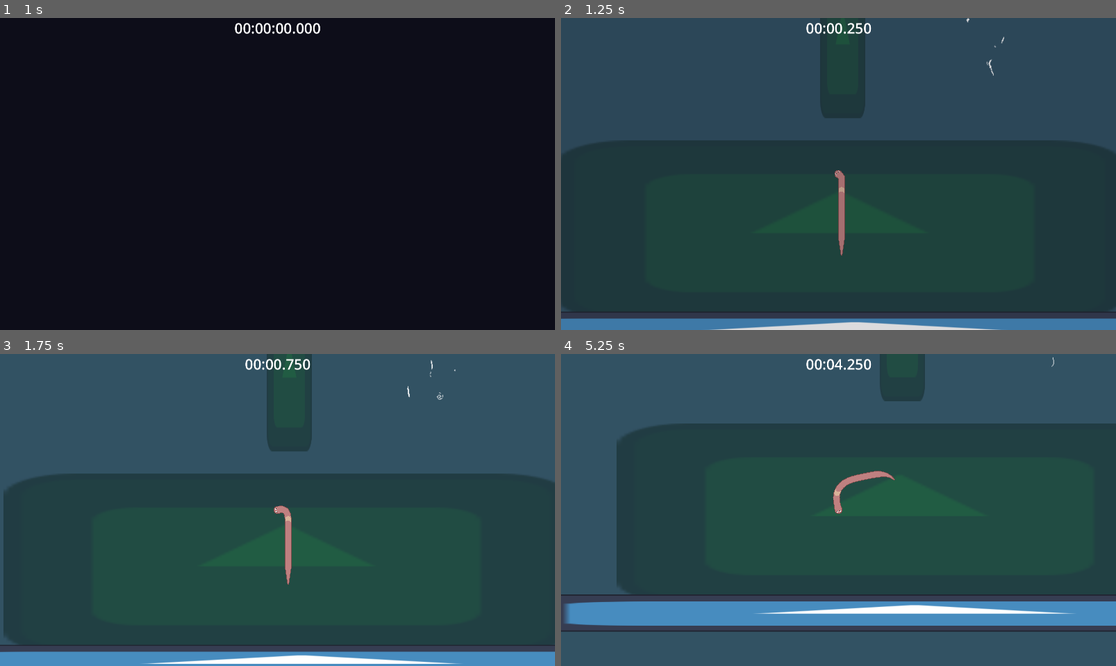
Above: before the commit, frames 1-4 (two rows, left to right).
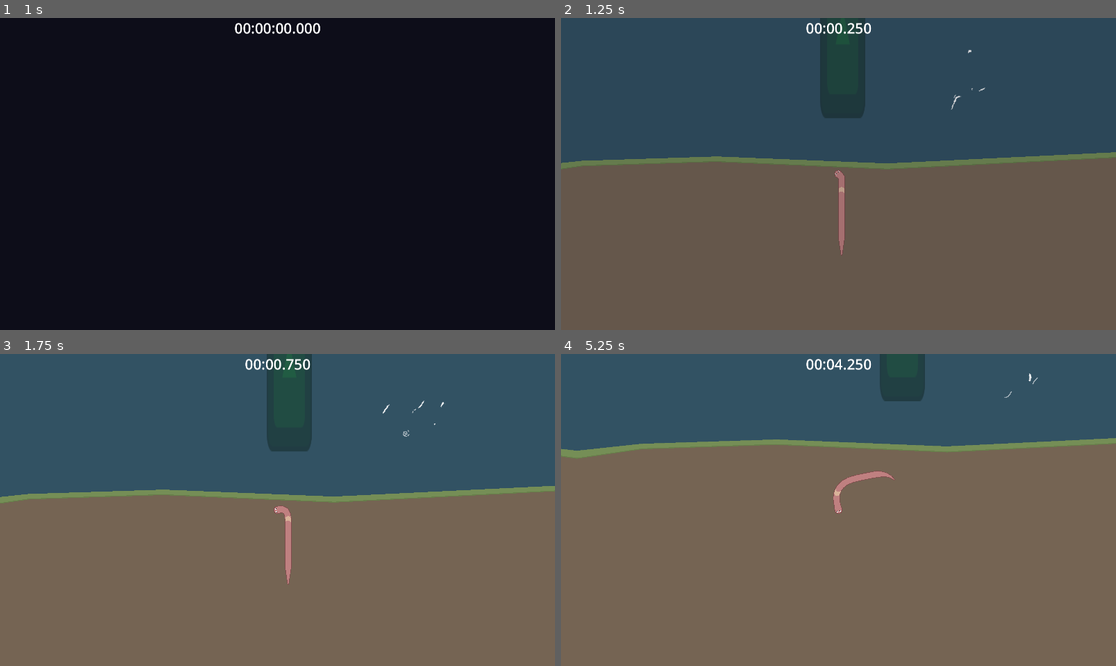
Above: after the commit, the same moments.

Repository: antax02/Mask-Spelet
Game: Godot game, scene res://scenes/ui/main_menu.tscn
The game is run twice, just before and just after one commit, with the same random seed, the same clock (stepped at 60 frames per second) and the same inputs. The engine's default icon, where the game draws it, is replaced by a stand-in: a white triangle on a blue panel in a dark square.
Inputs (mouse positions are in pixels of both pictures, inside the frame that each line leads up to):
- Up to frame 1 (1 s): click "Play" at 0.5 s
- Up to frame 2 (1.25 s): no input
- Up to frame 3 (1.75 s): move the mouse to (399, 494) at 1.27 s
- Up to frame 4 (5.25 s): move the mouse to (727, 525) at 2.02 s; move the mouse to (894, 441) at 2.77 s; move the mouse to (810, 572) at 3.52 s; move the mouse to (1005, 556) at 4.27 s; move the mouse to (672, 463) at 5.02 s

Frame 1 is identical in both runs. In frame 2, 60% of the frame differs, in the area x 0-100%, y 0-100%; in frame 3, 61%; in frame 4, 76%.

Commit message:
Add floating island and update environment scenes
Introduces a new float_island_prototype scene and integrates it into the main level. Updates ground_basic and rock_2 scenes with adjusted shapes, colors, and collision polygons. Removes unused ground and floor instances from main.tscn, adds new area and static body polygons, and tweaks player collision shapes for improved accuracy.

Diff:
--- /dev/null
+++ b/scenes/enviroment/float_island_prototype.tscn
@@ -0,0 +1,46 @@
+[gd_scene format=3 uid="uid://58tl2hgk0swg"]
+
+[node name="Node2D" type="Area2D" groups=["ground"]]
+
+[node name="Polygon2D" type="Polygon2D" parent="."]
+position = Vector2(-631.4, -422.9)
+color = Color(0.45882353, 0.39215687, 0.3254902, 1)
+polygon = PackedVector2Array(274, 274, 485, 226, 719, 260, 833, 298, 972, 299, 955, 389, 851, 614, 798, 546, 717, 706, 668, 658, 622, 717, 543, 588, 470, 651, 387, 546, 297, 501)
+
+[node name="Polygon2D2" type="Polygon2D" parent="."]
+position = Vector2(-631.4, -422.9)
+color = Color(0.45882353, 0.5568628, 0.3372549, 1)
+polygon = PackedVector2Array(267, 281, 484, 231, 717, 264, 829, 304, 979, 307, 987, 292, 832, 286, 702, 239, 480, 205, 265, 264)
+
+[node name="Polygon2D3" type="Polygon2D" parent="."]
+position = Vector2(-863, -605.352)
+scale = Vector2(1.5, 1.504)
+color = Color(0.94761235, 0.93827975, 0.914117, 1)
+polygon = PackedVector2Array(444, 347, 437, 356, 404, 363, 402, 371, 440, 363, 456, 361, 461, 350, 500, 344, 546, 343, 610, 352, 631, 351, 609, 348, 544, 338, 499, 339, 461, 344, 453, 342)
+
+[node name="Polygon2D4" type="Polygon2D" parent="."]
+position = Vector2(-863, -605.352)
+scale = Vector2(1.5, 1.505)
+color = Color(0.94509804, 0.9372549, 0.9137255, 1)
+polygon = PackedVector2Array(407, 370, 409, 372, 409, 369, 413, 368, 415, 370, 416, 367, 421, 366, 423, 368, 424, 365, 429, 364, 430, 366, 431, 364, 436, 363, 437, 365, 438, 363, 444, 362, 445, 364, 446, 362, 454, 361, 454, 359, 406, 367)
+
+[node name="Polygon2D5" type="Polygon2D" parent="."]
+position = Vector2(-863, -605.352)
+scale = Vector2(1.5, 1.505)
+color = Color(0.94509804, 0.9372549, 0.9137255, 1)
+polygon = PackedVector2Array(472, 348, 470, 362, 474, 378, 476, 377, 472, 362, 474, 348, 479, 347, 478, 362, 482, 378, 484, 377, 480, 362, 481, 346, 487, 345, 486, 362, 491, 379, 493, 378, 488, 362, 489, 345, 495, 344, 494, 362, 498, 376, 500, 374, 496, 362, 498, 343, 504, 343, 502, 362, 505, 371, 508, 371, 504, 362, 506, 343, 512, 343, 510, 360, 512, 369, 514, 368, 512, 359, 514, 343, 519, 343, 517, 355, 519, 361, 521, 360, 519, 355, 521, 343, 524, 341, 496, 341, 469, 345)
+
+[node name="Polygon2D6" type="Polygon2D" parent="."]
+position = Vector2(-631.4, -422.9)
+color = Color(0.4117647, 0.34901962, 0.2901961, 1)
+polygon = PackedVector2Array(296, 496, 298, 510, 382, 550, 468, 656, 542, 593, 621, 722, 668, 664, 719, 712, 799, 552, 849.4, 617.9, 893, 524, 884, 525, 848, 593, 804, 539, 786, 539, 735, 656, 679, 603, 623, 666, 564, 574, 532, 569, 466, 622, 421, 525)
+
+[node name="Polygon2D7" type="Polygon2D" parent="."]
+position = Vector2(-631.4, -422.9)
+color = Color(0.40392157, 0.49411765, 0.2901961, 1)
+polygon = PackedVector2Array(267, 279, 484, 229, 717, 261, 829, 302, 977, 306, 976, 310, 828, 307, 716, 265, 484, 233, 266, 283)
+
+[node name="CollisionPolygon2D" type="CollisionPolygon2D" parent="."]
+visible = false
+position = Vector2(-631.4, -422.9)
+polygon = PackedVector2Array(265, 264, 480, 205, 702, 239, 832, 286, 987, 292, 979, 307, 970, 310, 955, 390, 849, 618, 799, 553, 719, 712, 668, 664, 621, 722, 542, 593, 468, 656, 382, 550, 298, 511, 275, 281, 266, 283)
--- a/scenes/enviroment/ground_basic.tscn
+++ b/scenes/enviroment/ground_basic.tscn
@@ -3,7 +3,7 @@
 [ext_resource type="Texture2D" uid="uid://dbxt8py5723yj" path="res://icon.svg" id="1_x7ils"]
 
 [sub_resource type="RectangleShape2D" id="RectangleShape2D_q5u81"]
-size = Vector2(128, 128)
+size = Vector2(134, 128)
 
 [node name="GroundBasic" type="Area2D" groups=["ground"]]
 
--- a/scenes/enviroment/rock_2.tscn
+++ b/scenes/enviroment/rock_2.tscn
@@ -1,43 +1,20 @@
-[gd_scene format=3 uid="uid://duj85t2set7o1"]
+[gd_scene load_steps=2 format=3 uid="uid://duj85t2set7o1"]
 
-[node name="Node2D" type="Node2D"]
+[ext_resource type="PhysicsMaterial" uid="uid://bpp202scb04tp" path="res://resources/frictionless_physics_material.tres" id="1_0uspq"]
+
+[node name="Node2D" type="StaticBody2D"]
+physics_material_override = ExtResource("1_0uspq")
 
 [node name="Polygon2D" type="Polygon2D" parent="."]
-color = Color(0.30692267, 0.3069227, 0.3069227, 1)
+color = Color(0.4700758, 0.47007585, 0.47007567, 1)
 polygon = PackedVector2Array(17, -120, 132, -61, 96, 25, 25, 30, -10, 61, -76, -12, -19, -50, -31, -114)
 
 [node name="Polygon2D2" type="Polygon2D" parent="."]
-color = Color(0.3403393, 0.34033933, 0.3403393, 1)
+color = Color(0.5409909, 0.5409904, 0.5409904, 1)
 polygon = PackedVector2Array(17, -111, 123, -55, 89, 22, 26, 18, -12, 48, -68, -12, -13, -48, -20, -108)
 
-[node name="Polygon2D3" type="Polygon2D" parent="."]
-color = Color(0.30588236, 0.30588236, 0.30588236, 1)
-polygon = PackedVector2Array(-20, -76, 37, -62, 48, -21, 78, 4, 86, 23, 91, 22, 83, 3, 53, -21, 46, -67, -19, -79)
+[node name="Polygon2D6" type="Polygon2D" parent="."]
 
-[node name="Polygon2D4" type="Polygon2D" parent="."]
-color = Color(0.30588236, 0.30588236, 0.30588236, 1)
-polygon = PackedVector2Array(-56, 3, -23, -1, 8, -28, 50, -21, 53, -17, 9, -25, -20, 3, -55, 5)
-
-[node name="Polygon2D5" type="Polygon2D" parent="."]
-color = Color(0.42745098, 0.42745098, 0.42745098, 1)
-polygon = PackedVector2Array(-16, -105, 15, -109, 44, -94, 41, -93, 15, -106, -16, -101)
-
-[node name="Polygon2D6" type="Polygon2D" parent="."]
-color = Color(0.42745098, 0.42745098, 0.42745098, 1)
-polygon = PackedVector2Array(-14, -72, 34, -61, 35, -56, 9, -64, -12, -66)
-
-[node name="Polygon2D7" type="Polygon2D" parent="."]
-color = Color(0.427493, 0.42749307, 0.42749307, 1)
-polygon = PackedVector2Array(53, -13, 75, 4, 78, 14, 70, 4, 47, -14)
-
-[node name="Polygon2D8" type="Polygon2D" parent="."]
-color = Color(0.28235295, 0.28235295, 0.28235295, 1)
-polygon = PackedVector2Array(-44, 8, -12, 43, 24, 17, 34, 10, -10, 26, -25, 15)
-
-[node name="Polygon2D9" type="Polygon2D" parent="."]
-color = Color(0.28235295, 0.28235295, 0.28235295, 1)
-polygon = PackedVector2Array(-63, -12, -52, -1, -24, -3, -14, -11, -35, -9, -49, -14, -51, -21, -58, -17)
-
-[node name="Polygon2D10" type="Polygon2D" parent="."]
-color = Color(0.28485027, 0.28485027, 0.28485027, 1)
-polygon = PackedVector2Array(56, -22, 86, 1, 90, 12, 95, 1, 88, -2, 72, -21, 58, -25)
+[node name="CollisionPolygon2D" type="CollisionPolygon2D" parent="."]
+visible = false
+polygon = PackedVector2Array(-76, -12, -10, 61, 25, 30, 96, 25, 132, -61, 17, -121, -31, -114, -19, -50)
--- a/scenes/levels/main.tscn
+++ b/scenes/levels/main.tscn
@@ -1,11 +1,13 @@
-[gd_scene load_steps=7 format=3 uid="uid://dfteof1vqdacg"]
+[gd_scene load_steps=9 format=3 uid="uid://dfteof1vqdacg"]
 
 [ext_resource type="PackedScene" uid="uid://bggnwmnubx1wk" path="res://scenes/player/player.tscn" id="1_2vj2h"]
 [ext_resource type="PackedScene" uid="uid://dmsqs4k3jx847" path="res://scenes/ui/hud.tscn" id="2_y0acb"]
 [ext_resource type="PackedScene" uid="uid://dr2whnta44ipn" path="res://scenes/enviroment/ground_basic.tscn" id="3_y0acb"]
 [ext_resource type="PackedScene" uid="uid://bjg75r1hpp535" path="res://scenes/enviroment/floor.tscn" id="4_u81e1"]
 [ext_resource type="PackedScene" uid="uid://diaamrlicrfi4" path="res://scenes/enviroment/rock.tscn" id="5_b6bv0"]
+[ext_resource type="PackedScene" uid="uid://58tl2hgk0swg" path="res://scenes/enviroment/float_island_prototype.tscn" id="5_ubwgw"]
 [ext_resource type="PackedScene" uid="uid://bdbrjrh82eloc" path="res://scenes/enviroment/wind.tscn" id="6_b6bv0"]
+[ext_resource type="PackedScene" uid="uid://duj85t2set7o1" path="res://scenes/enviroment/rock_2.tscn" id="6_vkq25"]
 
 [node name="Main" type="Node2D"]
 
@@ -15,10 +17,6 @@
 
 [node name="1" type="Node" parent="."]
 
-[node name="GroundBasic" parent="1" instance=ExtResource("3_y0acb")]
-position = Vector2(-10, 247)
-scale = Vector2(15.293771, 4.865671)
-
 [node name="GroundBasic24" parent="1" instance=ExtResource("3_y0acb")]
 position = Vector2(4031, -3729)
 scale = Vector2(15.293771, 4.865671)
@@ -26,14 +24,6 @@
 [node name="GroundBasic2" parent="1" instance=ExtResource("3_y0acb")]
 position = Vector2(1.1920929e-07, -405)
 scale = Vector2(1.2267375, 4.1196475)
-
-[node name="GroundBasic3" parent="1" instance=ExtResource("3_y0acb")]
-position = Vector2(-265, -656)
-scale = Vector2(2.0986886, 1.3595506)
-
-[node name="GroundBasic4" parent="1" instance=ExtResource("3_y0acb")]
-position = Vector2(-615, -776)
-scale = Vector2(2.5773375, 2.1310315)
 
 [node name="GroundBasic5" parent="1" instance=ExtResource("3_y0acb")]
 position = Vector2(-550, -1026)
@@ -132,10 +122,6 @@
 rotation = 0.883566
 scale = Vector2(2.28, 1)
 
-[node name="StaticBody2D5" parent="1" instance=ExtResource("4_u81e1")]
-position = Vector2(1021, 462)
-scale = Vector2(9.319999, 1)
-
 [node name="StaticBody2D6" parent="1" instance=ExtResource("4_u81e1")]
 position = Vector2(4261, -3633.0002)
 rotation = 0.16875775
@@ -146,15 +132,40 @@
 rotation = -0.46708724
 scale = Vector2(41.62999, -3.3163943)
 
-[node name="StaticBody2D7" parent="1" instance=ExtResource("4_u81e1")]
-position = Vector2(4313.9995, -415.99976)
-rotation = -0.33651006
-scale = Vector2(9.319999, 0.99999994)
-
-[node name="StaticBody2D8" parent="1" instance=ExtResource("4_u81e1")]
-position = Vector2(-2382, 190)
-rotation = 0.3808572
-scale = Vector2(9.319998, 0.99999994)
+[node name="Node2D" parent="1" instance=ExtResource("5_ubwgw")]
+position = Vector2(-608, -791)
+scale = Vector2(0.6250554, 0.6092179)
+
+[node name="Node2D2" parent="1" instance=ExtResource("6_vkq25")]
+position = Vector2(-533, -781)
+scale = Vector2(0.33372116, 0.3923237)
+
+[node name="StaticBody2D" type="StaticBody2D" parent="1"]
+
+[node name="Polygon2D" type="Polygon2D" parent="1/StaticBody2D"]
+z_index = 1
+color = Color(0.5411765, 0.5411765, 0.5411765, 1)
+polygon = PackedVector2Array(-2997, -4, -3507, -1025, -3752, -1099, -4011, -1884, -4114, -1884, -4233, -2209, -4455, -2446, -4558, -2468, -4706, -2772, -6305, -2624, -6508, 2344, 5123, 2344, 13536, 2193, 13357, -1974, 10669, -2233, 9959, -1621, 9195, -1536, 8534, -710, 8161, -685, 7378, -288, 6603, -102, 4767, 40, 4410, 988, 3269, 1108, 1980, 1346, 690, 1238, 203, 1433, -577, 1194, -1520, 1259, -2354, 1379, -3080, 544)
+
+[node name="CollisionPolygon2D" type="CollisionPolygon2D" parent="1/StaticBody2D"]
+polygon = PackedVector2Array(-6305, -2620, -4706, -2772, -4564, -2469, -4448, -2444, -4228, -2208, -4116, -1885, -4013, -1882, -3754, -1096, -3509, -1024, -2998, -5, -3080, 552, -2348, 1379, -1510, 1255, -569, 1195, 207, 1436, 692, 1236, 1996, 1347, 3277, 1106, 4426, 990, 4752, 46, 6591, -109, 7376, -288, 8161, -686, 8533, -710, 9194, -1535, 9959, -1614, 10664, -2231, 12228, -2086, 12864, -2017, 13364, -1965, 13547, 2196, -6507, 2344)
+
+[node name="Area2D" type="Area2D" parent="1" groups=["ground"]]
+
+[node name="Polygon2D" type="Polygon2D" parent="1/Area2D"]
+color = Color(0.45882353, 0.39215687, 0.3254902, 1)
+polygon = PackedVector2Array(-5103, -4, -2738, -2, -2118, 10, -1735, -25, -1529, -13, -1128, 34, -907, 10, -432, -6, 147, 18, 636, -5, 1117, -29, 1770, 32, 2342, 23, 3001, -14, 3605, 10, 4822, 51, 5029, 2456, -5053, 2492)
+
+[node name="Polygon2D2" type="Polygon2D" parent="1/Area2D"]
+color = Color(0.45882353, 0.5568628, 0.3372549, 1)
+polygon = PackedVector2Array(-5107, -11, -2615, -1, -2117, 7, -1734, -29, -1527, -16, -1126, 30, -903, 6, -435, -9, 153, 15, 1117, -32, 1774, 29, 2343, 21, 3003, -17, 4824, 49, 4825, 70, 3002, 2, 2343, 40, 1772, 48, 1116, -14, 153, 35, -438, 9, -902, 24, -1127, 57, -1530, 3, -1739, -2, -2117, 26, -5109, 18)
+
+[node name="Polygon2D3" type="Polygon2D" parent="1/Area2D"]
+color = Color(0.40392157, 0.49411765, 0.2901961, 1)
+polygon = PackedVector2Array(-5109, 17, -2118, 24, -1734, -4, -1526, 0, -1125, 55, -900, 22, -438, 7, 155, 33, 1117, -16, 1773, 46, 2348, 38, 3004, 0, 4827, 68, 4825, 72, 3003, 3, 2347, 41, 1772, 49, 1116, -13, 155, 36, -438, 10, -900, 25, -1126, 58, -1528, 4, -1734, -2, -2118, 27, -5109, 20)
+
+[node name="CollisionPolygon2D" type="CollisionPolygon2D" parent="1/Area2D"]
+polygon = PackedVector2Array(-5106, -11, -2114, 7, -1733, -29, -1527, -17, -1126, 30, -902, 6, -433, -10, 155, 14, 1116, -32, 1773, 29, 2346, 21, 3008, -18, 4823, 49, 5029, 2451, -5057, 2493)
 
 [node name="2" type="Node" parent="."]
 
@@ -327,7 +338,9 @@
 rotation = 0.96984035
 
 [node name="Wind6" parent="2" instance=ExtResource("6_b6bv0")]
-position = Vector2(480.00024, -371)
+position = Vector2(400, -260)
+rotation = 0.7380212
+blow_force = 300.0
 
 [node name="Wind3" parent="2" instance=ExtResource("6_b6bv0")]
 position = Vector2(6764, -8921)
@@ -335,6 +348,27 @@
 [node name="Wind4" parent="2" instance=ExtResource("6_b6bv0")]
 position = Vector2(7403, -7446)
 
+[node name="Area2D" type="Area2D" parent="2" groups=["ground"]]
+
+[node name="Polygon2D" type="Polygon2D" parent="2/Area2D"]
+color = Color(0.45882353, 0.5568628, 0.3372549, 1)
+polygon = PackedVector2Array(-405, -743, -322, -750, -245, -736, -179, -750, -126, -737, -130, -725, -178, -740, -245, -723, -322, -736, -404, -734)
+
+[node name="Polygon2D2" type="Polygon2D" parent="2/Area2D"]
+color = Color(0.40392157, 0.49411765, 0.2901961, 1)
+polygon = PackedVector2Array(-404, -735, -320, -737, -245, -724, -178, -741, -129, -726, -130, -724, -178, -739, -244, -722, -321, -735, -404, -733)
+
+[node name="CollisionPolygon2D" type="CollisionPolygon2D" parent="2/Area2D"]
+polygon = PackedVector2Array(-405, -743, -404, -733, -400, -733, -383, -651, -350, -629, -321, -592, -303, -615, -283, -577, -256, -627, -240, -590, -227, -614, -200, -578, -138, -682, -133, -724, -130, -724, -126, -737, -179, -751, -246, -736, -322, -750)
+
+[node name="Polygon2D3" type="Polygon2D" parent="2/Area2D"]
+color = Color(0.45882353, 0.39215687, 0.3254902, 1)
+polygon = PackedVector2Array(-400, -733, -321, -735, -244, -722, -178, -739, -133, -725, -138, -682, -179, -615, -199, -577, -227, -614, -239, -589, -256, -627, -283, -577, -303, -615, -321, -591, -351, -630, -384, -652)
+
+[node name="Polygon2D4" type="Polygon2D" parent="2/Area2D"]
+color = Color(0.4117647, 0.34901962, 0.2901961, 1)
+polygon = PackedVector2Array(-386, -662, -384, -652, -351, -630, -321, -591, -303, -615, -283, -577, -256, -627, -239, -589, -227, -614, -199, -577, -179, -615, -170, -630, -177, -634, -200, -599, -226, -633, -236, -623, -249, -639, -261, -640, -278, -612, -285, -623, -300, -629, -321, -607, -343, -640)
+
 [node name="HUD" parent="." instance=ExtResource("2_y0acb")]
 
 [editable path="2/GroundBasic33"]
--- a/scenes/player/player.tscn
+++ b/scenes/player/player.tscn
@@ -7,10 +7,10 @@
 [ext_resource type="AudioStream" uid="uid://ctsqwxlu3qs05" path="res://assets/audio/sfx/rock_smash_02.wav" id="4_lvxji"]
 
 [sub_resource type="CircleShape2D" id="CircleShape2D_gptef"]
-radius = 25.0
+radius = 21.0
 
 [sub_resource type="CircleShape2D" id="CircleShape2D_dovo2"]
-radius = 19.0
+radius = 16.0
 
 [node name="Player" type="RigidBody2D" groups=["player"]]
 z_index = 1
